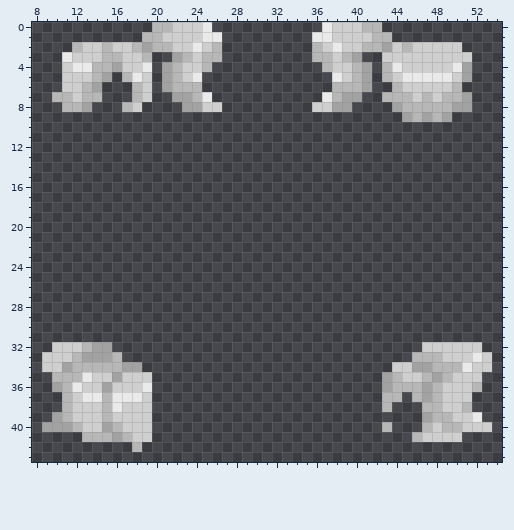
Edited in one commit: pixel-art sprite (Resources/Textures/_Impstation/Mobs/Customization/Humanoid/hair.rsi/sideponyeye.png). The picture above was drawn from the file before the commit.
The file is 64x64 pixels. Shown: x 8..54, y 0..43.
And afterwards:
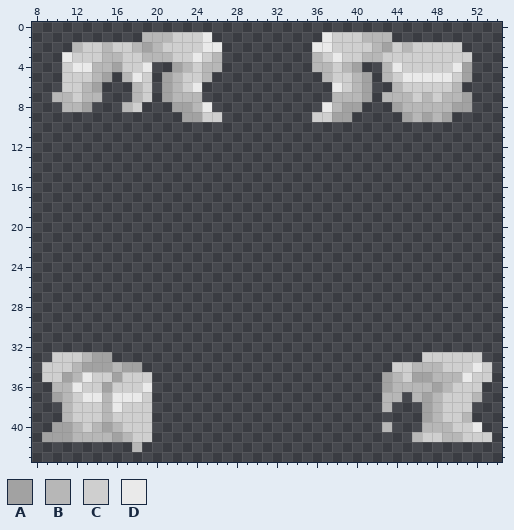
Palette (. is transparent): A #a2a2a2  B #b7b7b7  C #cfcfcf  D #eaeaea
The edit:
@@ x 18..44 @@
- 0 ..BBCCCD...........DCCCBB..
- 1 .BBCCCCDD.........DDCCCCBB.
- 2 BABBCCDCB.........BCDCCBBAC
- 3 CB..ABCBB.........BBCBA..CC
- 4 CD.ABCCB...........BCCBA.BD
- 5 DC.ABCD.............DCBA.BC
- 6 BC.ABBB.............BBBA..B
- 7 BC..AABD...........DBAA..BB
- 8 C....AACC.........CCAA....A
- 9 ...........................
+ 0 ...........................
+ 1 .BBBCCCD...........DCCCBBB.
+ 2 BABCCCCDD.........DDCCCCBAC
+ 3 CBBBCCDCB.........BCDCCBBCC
+ 4 CD..ABCBB.........BBCBA..BD
+ 5 DC.ABCCB...........BCCBA.BC
+ 6 BC.ABCD.............DCBA..B
+ 7 BC.ABBB.............BBBA.BB
+ 8 C...AABD...........DBAA...A
+ 9 .....AACC.........CCAA.....
 10 ...........................
@@ x 8..54 @@
 31 ...............................................
-32 ..CCCBAA...............................CCCCCC..
-33 .CCCBAAAB.............................BBBCCCDC.
-34 .CCABBBBBAA.........................CCAABBBDCC.
-35 ..BBBDCCACCC.......................ABCCBABCCC..
-36 ..ABDCCACCCD.......................ABBBABCCCB..
-37 ...BCDDBDDDC.......................BB.BABCCC...
-38 ...BCCCBDCCC.......................B...BBCCB...
-39 ..ABCCCBCCCC...........................ABBCCD..
-40 .AAABCCABCCC.......................B...BCBBCCC.
-41 .....BBBABCC..........................BCCCC....
+32 ...............................................
+33 ..CCCBAA...............................CCCCCC..
+34 .CCCBAAABAA.........................CCBBBCCCDC.
+35 .CCABDCCACCC.......................ABCAABBBDCC.
+36 ..BBDCCACCCD.......................ABBBBABCCC..
+37 ..ABCDDBDDDC.......................BB.BABCCCB..
+38 ...BCCCBDCCC.......................B...ABCCC...
+39 ...BCCCBCCCC...........................ABCCB...
+40 ..AABCBABCCC.......................B...BBBCCD..
+41 .AAABBBBABCC..........................BCCBBCCC.
 42 ..........B....................................
